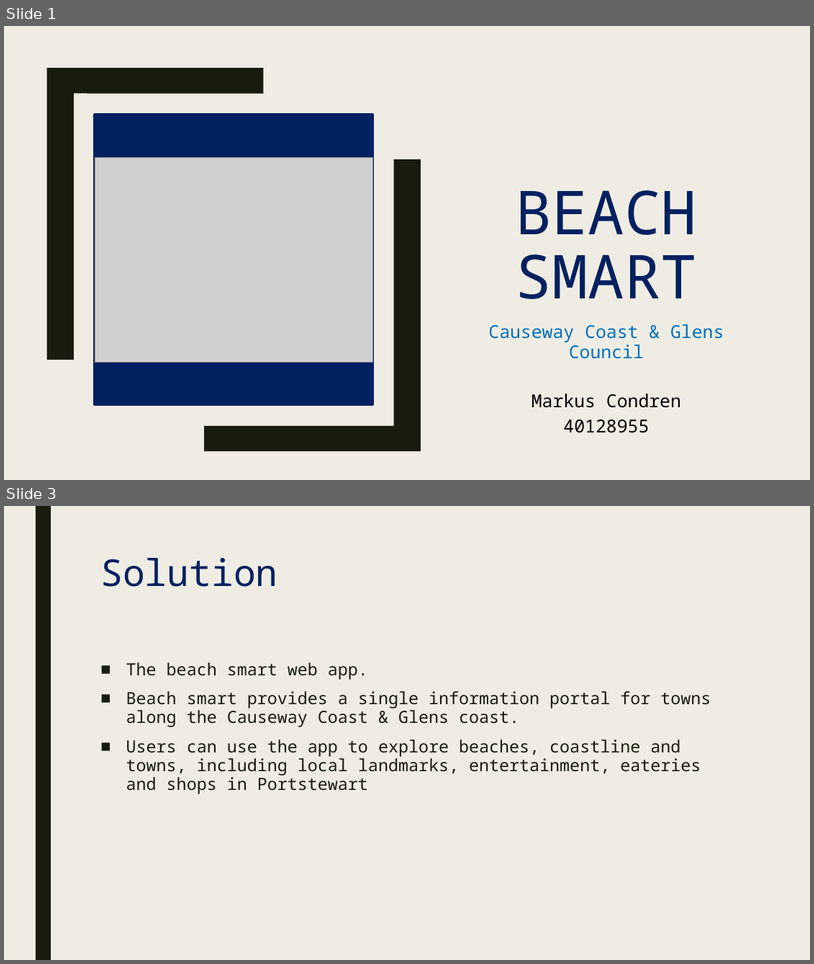
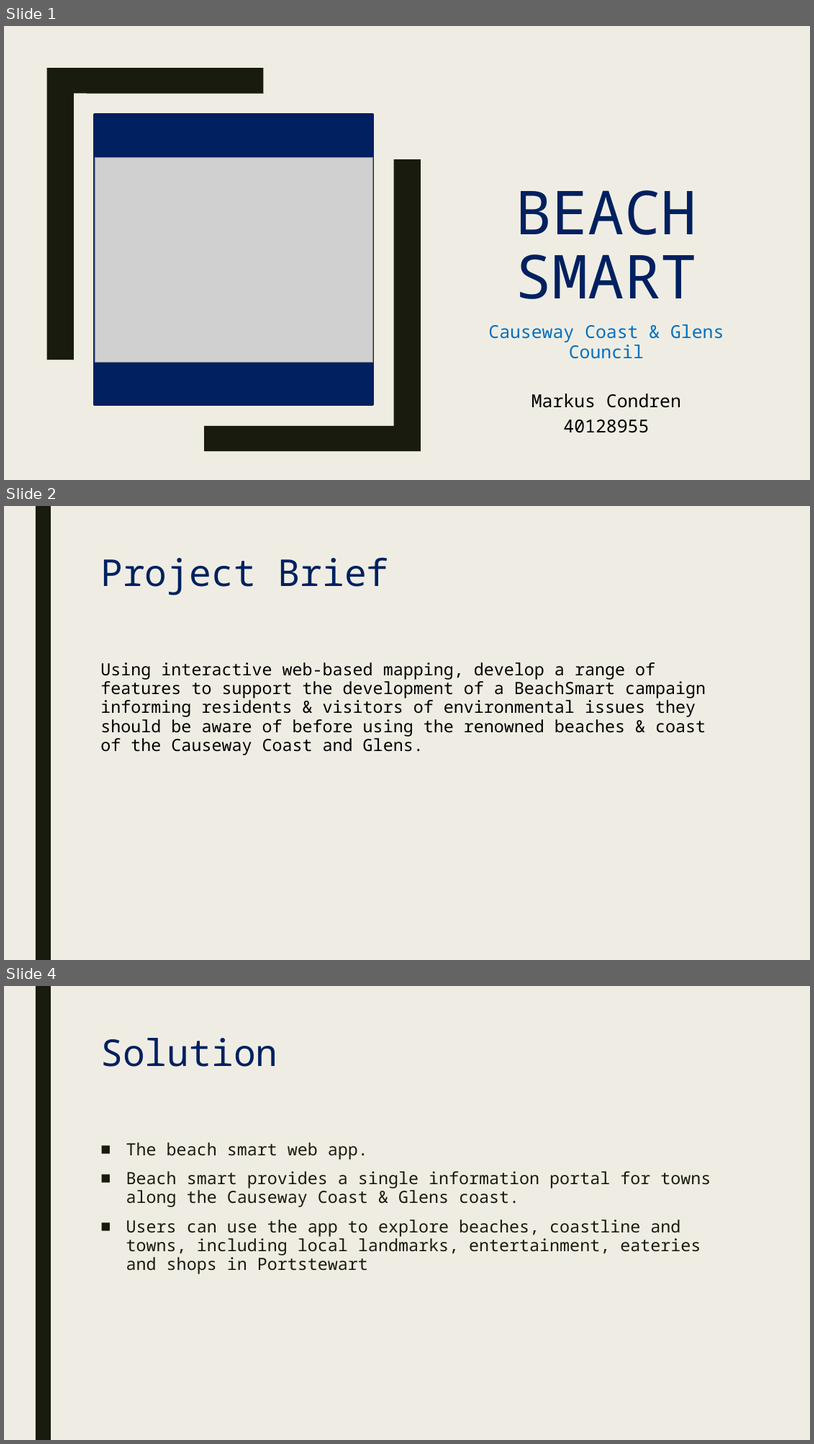
Before and after one commit to markuscondren/CCG-BeachSmart, a slide deck: beachsmart_viva_presentation.pptx. Shown one above the other, each under a label of ours: slides 1 and 3 before the commit, slides 1, 2 and 4 after it; the slides between them are not shown. The pictures are 814x964 and 814x1444 pixels, drawn with LibreOffice and Linux fonts; fonts in the diff are those of the drawing; grey boxes stand for pictures. Boxes give left, top, right and bottom in pixels: in the first picture for what was removed or moved away, otherwise in the second. Text is boxed around its words. In the diff, an @@ line names an element or a change of style, - is before the commit and + after.

```diff
--- a/beachsmart_viva_presentation.pptx
+++ b/beachsmart_viva_presentation.pptx
@@ slide 2 added at (4, 506, 810, 960), background #EFEDE3; not listed: 1 template element that a slide beside it also shows @@
@@ title added at (100, 557, 389, 595), 44 pt, text #002060 @@
+Project Brief
@@ text added at (100, 662, 706, 755), 20 pt, text #000000 @@
+Using interactive web-based mapping, develop a range of features to support the development of a BeachSmart campaign informing residents & visitors of environmental issues they should be aware of before using the renowned beaches & coast of the Causeway Coast and Glens.
@@ what was slide 3 is now slide 4 @@
```
Also in this commit, not shown: 2 slides changed, 1 other file.
